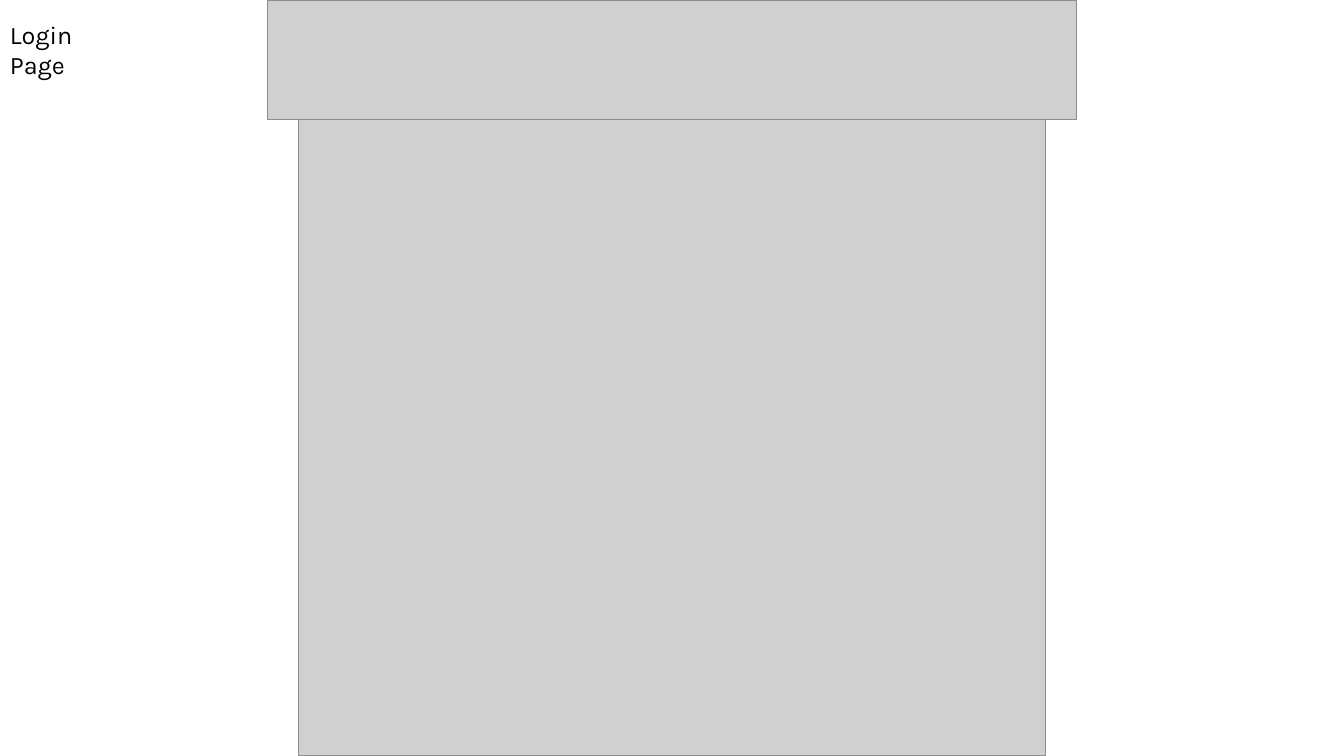
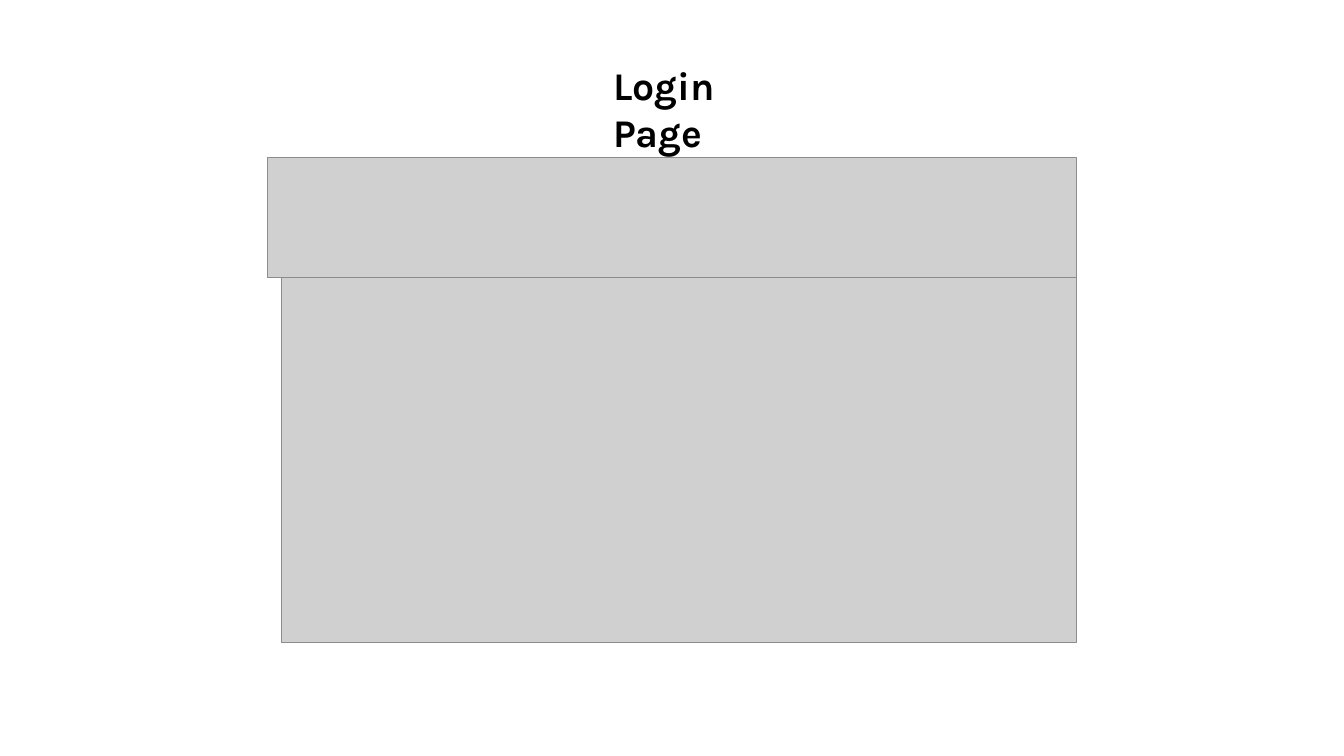
Before and after one commit to CalebStark/Moffat-Bay, a slide deck: slide 8 of Documentation/Prototype Assignment - Group 2.pptx. Drawn at 1344x756 pixels with LibreOffice and Linux fonts; fonts in the diff are those of the drawing; grey boxes stand for pictures. Boxes give left, top, right and bottom in pixels: in the first picture for what was removed or moved away, otherwise in the second. Text is boxed around its words. In the diff, an @@ line names an element or a change of style, - is before the commit and + after.

```diff
--- a/Documentation/Prototype Assignment - Group 2.pptx
+++ b/Documentation/Prototype Assignment - Group 2.pptx
@@ picture removed at (298, 0, 1046, 756) @@
@@ text "Login Page": place and size @@
-text "Login Page" at (10, 26, 72, 81)
+text "Login Page" at (613, 72, 715, 158)
@@ text "Login Page" at (613, 72, 715, 158): size 18 to 28 pt, bold on @@
@@ picture: place and size @@
-picture at (267, 0, 1076, 120)
+picture at (267, 157, 1076, 277)
@@ picture added at (282, 277, 1077, 642) @@
```
Also in this commit, not shown: 7 other slides changed, 3 slides added, 4 slides removed, 1 other file.
